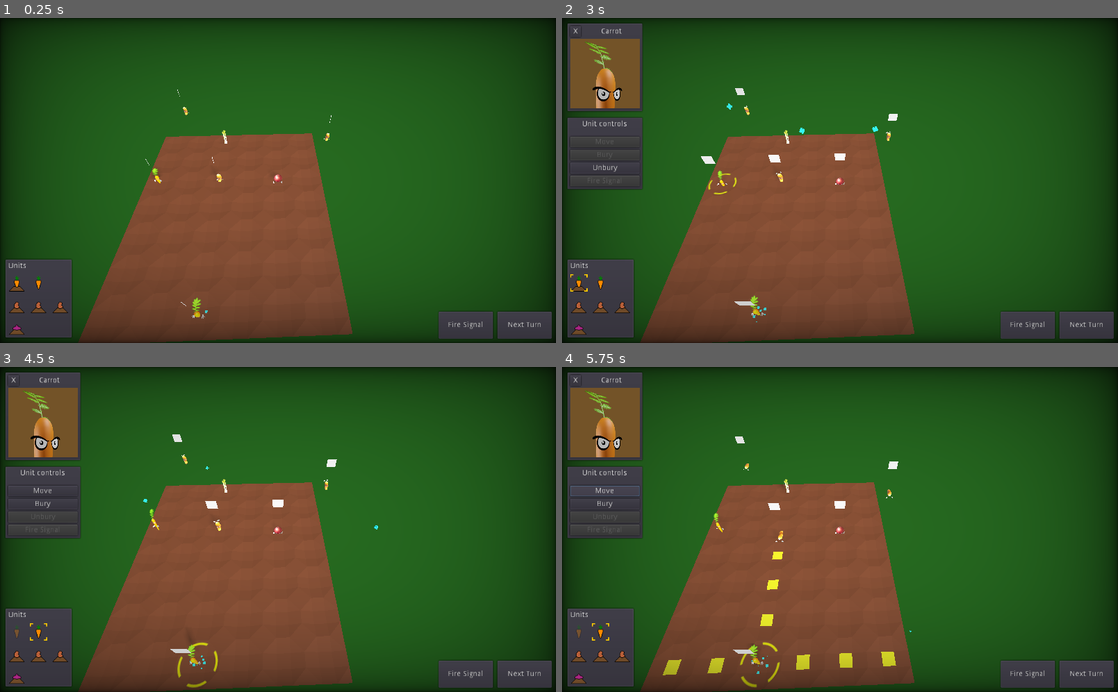
Above: before the commit, frames 1-4 (two rows, left to right).
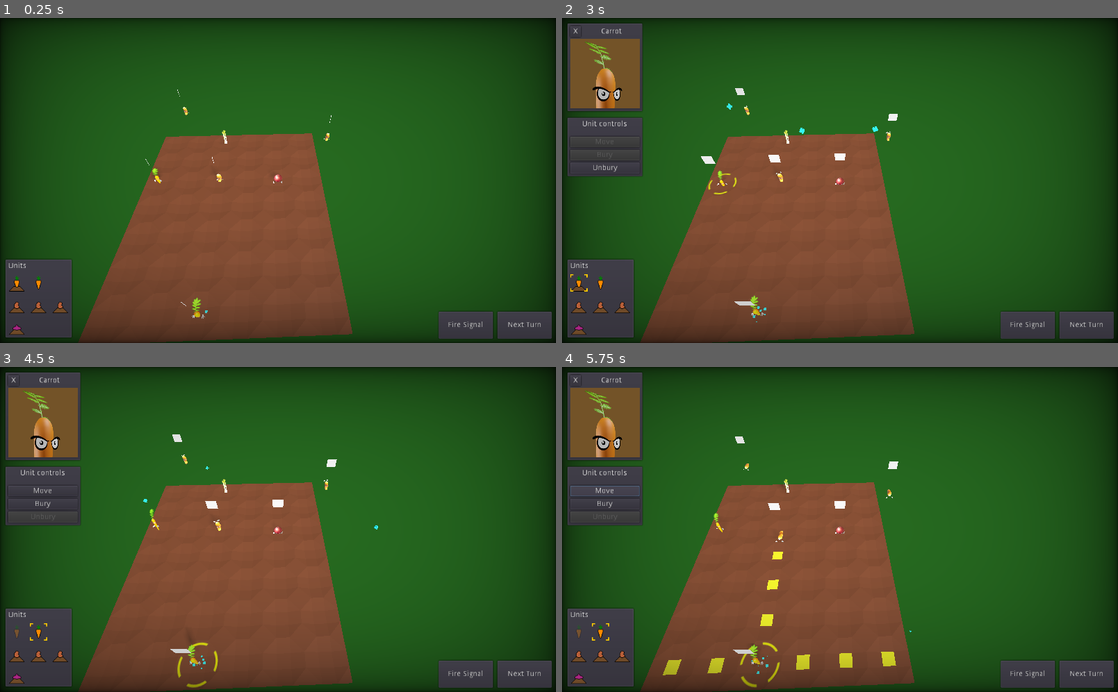
Above: after the commit, the same moments.

Repository: wingedadventurer/gwj-xii
Game: Godot game, scene res://scenes/levels/level_test.tscn
Same seed, same stepped clock (60 frames per second), same inputs: the game is played once before the commit and once after it.
Inputs (mouse positions are in pixels of both pictures, inside the frame that each line leads up to):
- Up to frame 1 (0.25 s): no input
- Up to frame 2 (3 s): click "Fire Signal" at 0.5 s; click "Next Turn" at 1.25 s; click "Next Turn" at 2 s; click (578, 281) at 2.77 s
- Up to frame 3 (4.5 s): click "Unbury" at 3.5 s; click (38, 630) at 4.27 s
- Up to frame 4 (5.75 s): click "Move" at 5 s

The runs differ from the first frame. In frame 2, 0.6% of the frame differs, in the area x 1-15%, y 48-53%; in frame 3, 0.6%; in frame 4, 0.6%.

Commit message:
Animate move position showing and hiding

Diff:
--- a/godot-project/scenes/ui/unit_ui.tscn
+++ b/godot-project/scenes/ui/unit_ui.tscn
@@ -70,13 +70,13 @@
 [node name="p_2" type="PanelContainer" parent="vb"]
 margin_top = 174.0
 margin_right = 142.0
-margin_bottom = 310.0
+margin_bottom = 286.0
 
 [node name="vb" type="VBoxContainer" parent="vb/p_2"]
 margin_left = 7.0
 margin_top = 7.0
 margin_right = 135.0
-margin_bottom = 129.0
+margin_bottom = 105.0
 custom_constants/separation = 16
 
 [node name="label" type="Label" parent="vb/p_2/vb"]
@@ -88,7 +88,7 @@
 [node name="vb" type="VBoxContainer" parent="vb/p_2/vb"]
 margin_top = 30.0
 margin_right = 128.0
-margin_bottom = 122.0
+margin_bottom = 98.0
 
 [node name="button_move" type="Button" parent="vb/p_2/vb/vb"]
 margin_right = 128.0
@@ -106,12 +106,6 @@
 margin_right = 128.0
 margin_bottom = 68.0
 text = "Unbury"
-
-[node name="button_fire_signal" type="Button" parent="vb/p_2/vb/vb"]
-margin_top = 72.0
-margin_right = 128.0
-margin_bottom = 92.0
-text = "Fire Signal"
 [connection signal="pressed" from="vb/p/vb/hb/button_close" to="." method="_on_button_close_pressed"]
 [connection signal="pressed" from="vb/p_2/vb/vb/button_move" to="." method="_on_button_move_pressed"]
 [connection signal="pressed" from="vb/p_2/vb/vb/button_bury" to="." method="_on_button_bury_pressed"]
--- a/godot-project/scenes/unit_move_arrow.tscn
+++ b/godot-project/scenes/unit_move_arrow.tscn
@@ -34,5 +34,7 @@
 [node name="collision_shape" type="CollisionShape" parent="free_check_area"]
 visible = false
 shape = SubResource( 4 )
+
+[node name="show_tween" type="Tween" parent="."]
 [connection signal="mouse_entered" from="." to="." method="_on_unit_move_arrow_mouse_entered"]
 [connection signal="mouse_exited" from="." to="." method="_on_unit_move_arrow_mouse_exited"]
--- a/godot-project/scripts/unit.gd
+++ b/godot-project/scripts/unit.gd
@@ -47,8 +47,6 @@
 		if get_node_or_null("model/animation_player"):
 			$model/animation_player.set_blend_time("Rise", "Idle", 0.1)
 			$model/animation_player.set_blend_time("Move", "Idle", 0.1)
-
-		hide_move_arrows()
 
 		for move_arrow in $move_positions.get_children():
 			move_arrow.connect("selected", self, "_on_move_arrow_selected")
@@ -117,7 +115,7 @@
 
 func hide_move_arrows() -> void:
 	for node in $move_positions.get_children():
-		node.visible = false
+		node.hide2()
 
 func _on_move_arrow_selected(move_arrow : class_move_arrow) -> void:
 	move(move_arrow.global_transform.origin)
--- a/godot-project/scripts/unit_move_arrow.gd
+++ b/godot-project/scripts/unit_move_arrow.gd
@@ -5,7 +5,15 @@
 
 export (NodePath) var dependent_move_position = null
 
+var hidden := false
 var highlighted := false setget set_highlighted
+
+func _ready() -> void:
+	$mesh.scale = Vector3.ZERO
+	visible = true
+	hidden = true
+	$free_check_area.visible = false
+	input_ray_pickable = false
 
 func _unhandled_input(event) -> void:
 	if event is InputEventMouseButton and event.button_index == BUTTON_LEFT and event.pressed == true and highlighted:
@@ -24,7 +32,7 @@
 func show_if_free() -> void:
 	# don't show if dependent move position is invisible
 	if dependent_move_position:
-		if not get_node(dependent_move_position).visible:
+		if get_node(dependent_move_position).hidden:
 			return
 
 	var is_in_playable_area := false
@@ -35,4 +43,16 @@
 		if area.is_in_group("playable_area"):
 			is_in_playable_area = true
 
-	if is_in_playable_area: show()
+	if is_in_playable_area: show2()
+
+func show2() -> void:
+	$show_tween.interpolate_property($mesh, "scale", $mesh.scale, Vector3.ONE, 0.2, Tween.TRANS_BACK, Tween.EASE_OUT, rand_range(0.0, 0.1))
+	$show_tween.start()
+	hidden = false
+	input_ray_pickable = true
+
+func hide2() -> void:
+	$show_tween.interpolate_property($mesh, "scale", $mesh.scale, Vector3.ZERO, 0.2, Tween.TRANS_CUBIC, Tween.EASE_OUT, rand_range(0.0, 0.1))
+	$show_tween.start()
+	hidden = true
+	input_ray_pickable = false
--- a/godot-project/scripts/unit_ui.gd
+++ b/godot-project/scripts/unit_ui.gd
@@ -6,7 +6,6 @@
 onready var button_move = $vb/p_2/vb/vb/button_move
 onready var button_bury = $vb/p_2/vb/vb/button_bury
 onready var button_unbury = $vb/p_2/vb/vb/button_unbury
-onready var button_fire_signal = $vb/p_2/vb/vb/button_fire_signal
 
 var unit_profiles := {
 	UNIT_NONE: preload("res://textures/unit_profiles/profile_empty.png"),
@@ -44,7 +43,6 @@
 	button_move.disabled = true
 	button_bury.disabled = true
 	button_unbury.disabled = true
-	button_fire_signal.disabled = true
 
 func enable_appropriate_actions() -> void:
 	disable_all_actions()
Not shown: 1 places in godot-project/scenes/ui/unit_ui.tscn that only renumber resources
